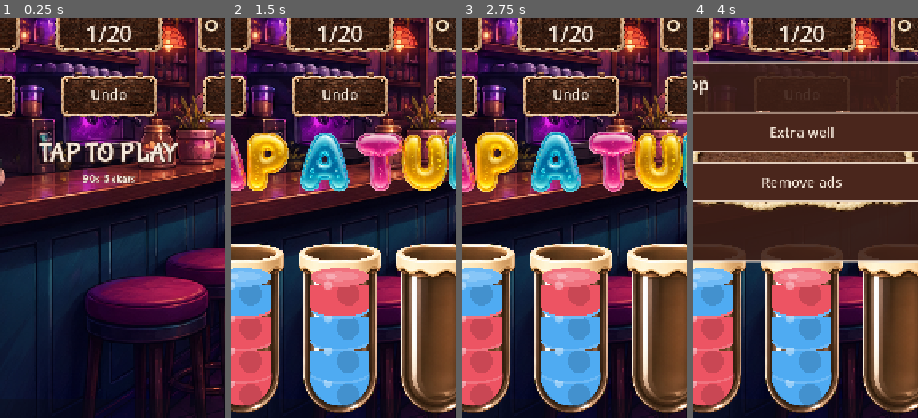
Above: before the commit, frames 1-4 (left to right).
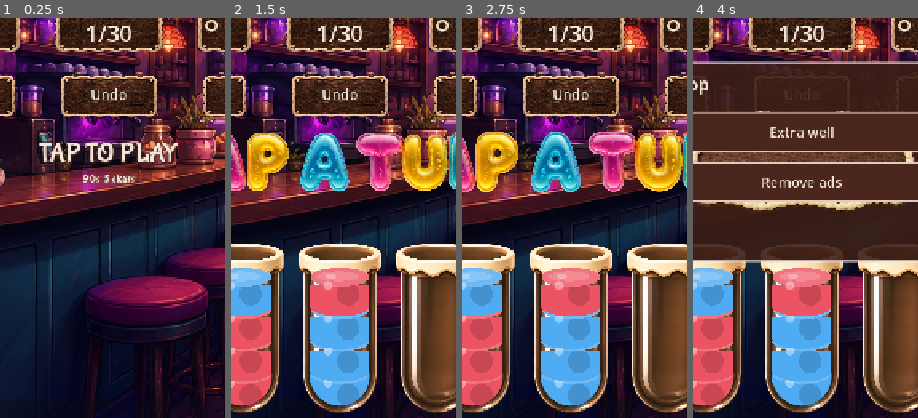
Above: after the commit, the same moments.

Repository: Obsidian-Crow-Studios/Tint_Drop_Project
Game: Godot game, scene res://scenes/main.tscn
Two runs of this game, one before a commit and one after it. Both use one fixed random seed, a clock stepped at 60 frames per second and the inputs below.
Inputs:
- Up to frame 1 (0.25 s): no input
- Up to frame 2 (1.5 s): click "Restart" at 0.5 s; click "Restart" at 1.25 s
- Up to frame 3 (2.75 s): click "Restart" at 2 s
- Up to frame 4 (4 s): click "Undo" at 2.75 s; click "Shop" at 3.5 s
The pictures show only the part of the screen within x 26-76%, y 32-82%; the shares and areas given below are measured in that part.

The runs differ from the first frame. In frame 1, 0.1% of the frame differs, in the area x 47-53%, y 2-6%; in frame 2, 0.1%; in frame 3, 0.1%; in frame 4, 0.1%.

Commit message:
Add hand-tuned levels 21–30 with a fifth pour color.
Five-color, six-tube boards continue the 11–20 difficulty ramp. The BFS checker now accepts color id 4 so it can prove the new slice.

Co-authored-by: Obsidian-Crow-Studios <Obsidian-Crow-Studios@users.noreply.github.com>

Diff:
--- a/godot/scripts/main.gd
+++ b/godot/scripts/main.gd
@@ -45,7 +45,7 @@
 const CROWD_CHEER := 1
 const CROWD_GROAN := 2
 
-## Bottom → top. Color ids 0..3. Empty tubes are [].
+## Bottom → top. Color ids 0..4. Empty tubes are [].
 const LEVELS: Array = [
 	[[0, 0, 0, 1], [1, 1, 1, 0], []],
 	[[0, 1, 1, 0], [1, 0, 0, 1], []],
@@ -67,6 +67,16 @@
 	[[0, 1, 2, 1], [1, 0, 3, 0], [2, 3, 0, 3], [3, 2, 1, 2], []],
 	[[1, 2, 3, 2], [0, 1, 0, 3], [1, 2, 1, 0], [2, 3, 0, 3], []],
 	[[0, 2, 3, 2], [3, 1, 3, 0], [2, 1, 0, 2], [0, 1, 3, 1], []],
+	[[0, 1, 2, 3], [1, 2, 3, 4], [2, 3, 4, 0], [3, 4, 0, 1], [4, 0, 1, 2], []],
+	[[0, 1, 2, 0], [1, 2, 3, 1], [2, 3, 4, 2], [3, 4, 0, 3], [4, 0, 1, 4], []],
+	[[0, 2, 1, 3], [4, 1, 0, 2], [3, 4, 2, 0], [1, 3, 4, 2], [0, 1, 3, 4], []],
+	[[0, 4, 0, 4], [1, 3, 1, 3], [2, 0, 2, 1], [4, 2, 3, 0], [1, 3, 2, 4], []],
+	[[0, 2, 1, 0], [3, 1, 4, 3], [2, 4, 0, 2], [1, 3, 2, 4], [4, 0, 3, 1], []],
+	[[0, 1, 2, 0], [1, 3, 0, 4], [2, 4, 1, 3], [4, 2, 3, 1], [3, 0, 4, 2], []],
+	[[2, 0, 3, 1], [0, 1, 3, 2], [4, 0, 4, 3], [3, 1, 0, 4], [2, 1, 2, 4], []],
+	[[4, 1, 2, 0], [4, 1, 3, 1], [3, 2, 1, 4], [2, 3, 4, 0], [0, 2, 3, 0], []],
+	[[2, 3, 2, 1], [2, 1, 0, 2], [4, 0, 4, 3], [1, 3, 4, 3], [1, 0, 4, 0], []],
+	[[4, 0, 2, 0], [2, 4, 0, 1], [3, 1, 4, 2], [0, 4, 3, 1], [3, 1, 2, 3], []],
 ]
 
 var level_index: int = 0
--- a/godot/scripts/tube.gd
+++ b/godot/scripts/tube.gd
@@ -9,6 +9,7 @@
 	Color(0.31, 0.67, 0.95),
 	Color(0.33, 0.82, 0.60),
 	Color(0.98, 0.78, 0.28),
+	Color(0.70, 0.40, 0.90),
 ]
 const TEX_EMPTY := preload("res://assets/ui/tube-empty.png")
 ## Inner glass well as fractions of tube-empty.png (443x868, 16px pad).
Not shown, changed: README.md
Not shown, changed: tools/solve_levels.py
